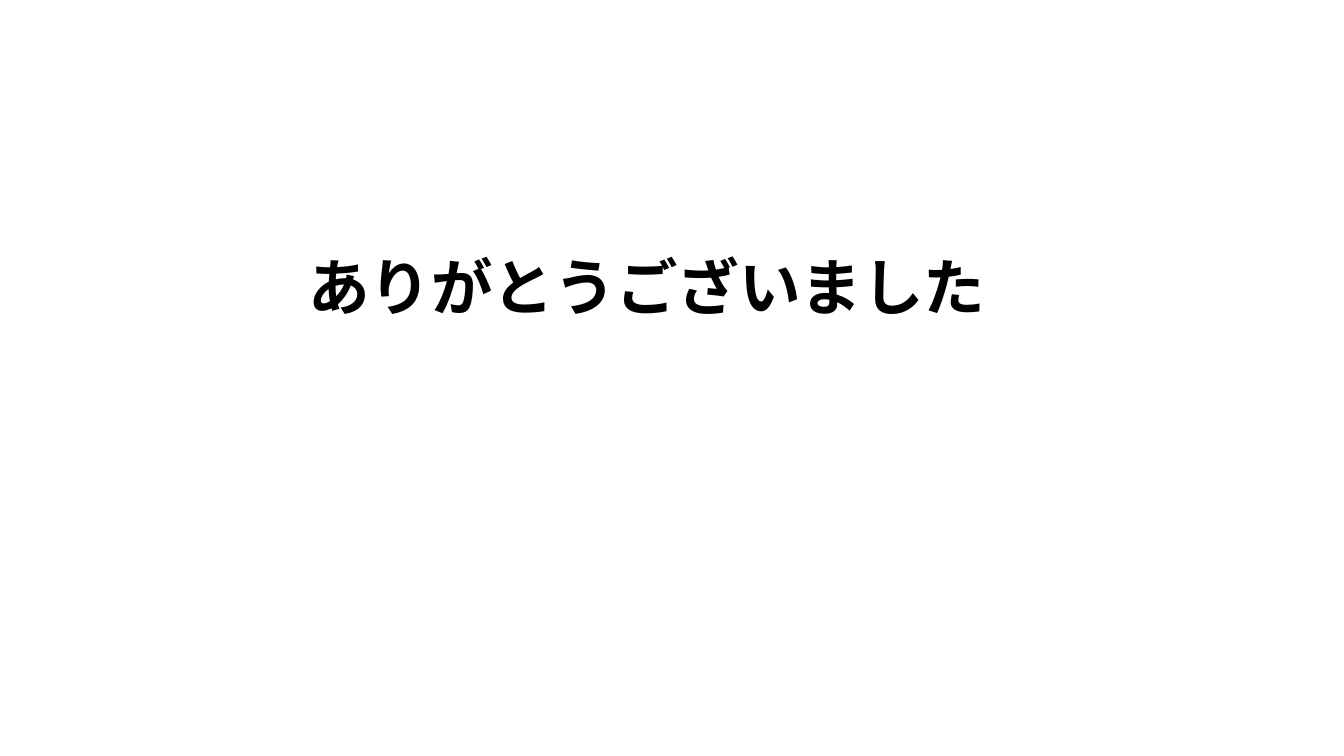
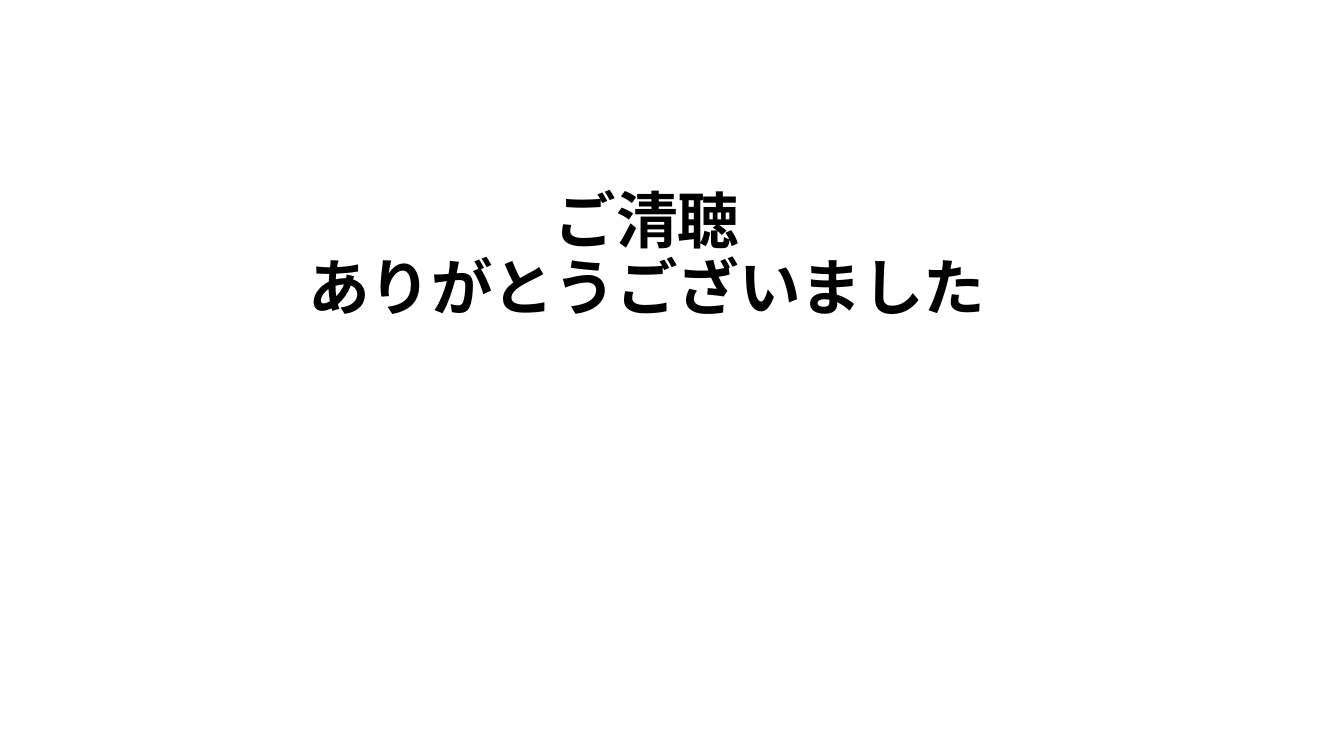
Before and after one commit to kou30/team_forest, a slide deck: slide 6 of document/プレゼンテーション資料/縁count.pptx. Drawn at 1344x756 pixels with LibreOffice and Linux fonts; fonts in the diff are those of the drawing; background and template pictures are left out. Boxes give left, top, right and bottom in pixels: in the first picture for what was removed or moved away, otherwise in the second. Text is boxed around its words. In the diff, an @@ line names an element or a change of style, - is before the commit and + after.

Commit message:
aaa

```diff
--- a/document/プレゼンテーション資料/縁count.pptx
+++ b/document/プレゼンテーション資料/縁count.pptx
@@ title at (x1=308, y1=190, x2=986, y2=314): text changed @@
-ありがとうございました
+ご清聴
+ありがとうございました
```
